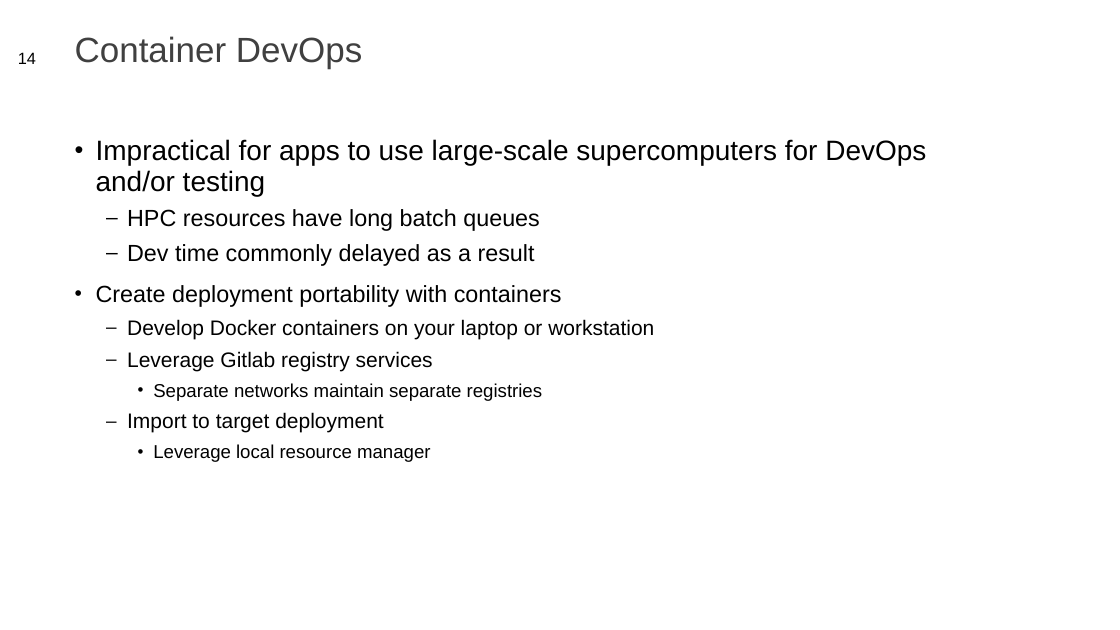
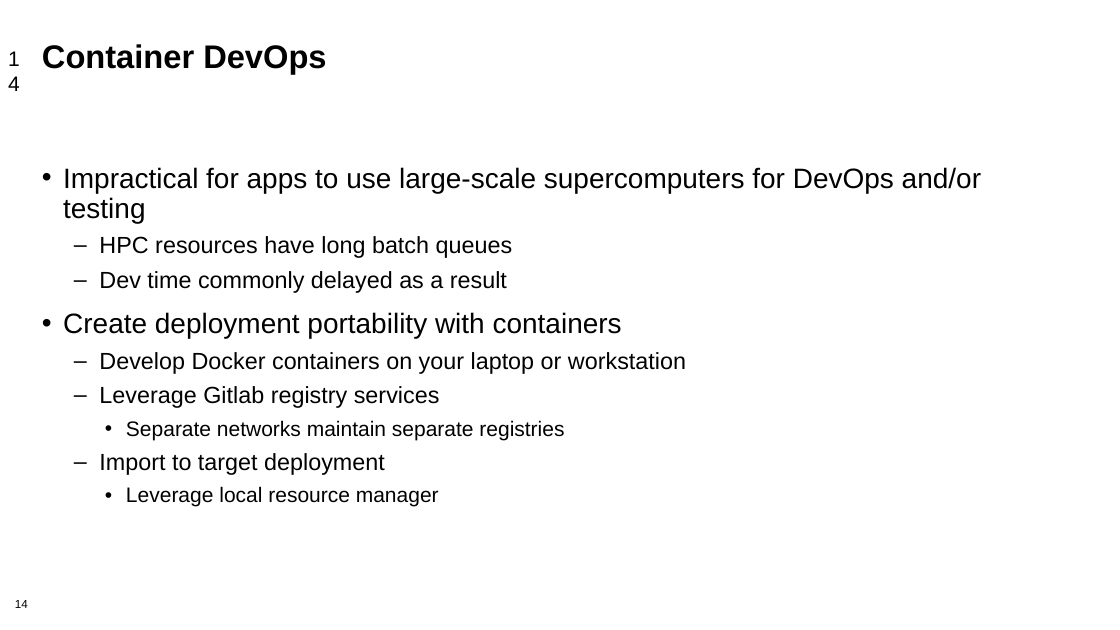
Before and after one commit to supercontainers/isc-tutorial, a slide deck: slide 14 of slides/isc19_intro_to_containers_ajy.pptx. Drawn at 1120x630 pixels with LibreOffice and Linux fonts; fonts in the diff are those of the drawing; background and template pictures are left out. Boxes give left, top, right and bottom in pixels: in the first picture for what was removed or moved away, otherwise in the second. Text is boxed around its words. In the diff, an @@ line names an element or a change of style, - is before the commit and + after.

```diff
--- a/slides/isc19_intro_to_containers_ajy.pptx
+++ b/slides/isc19_intro_to_containers_ajy.pptx
@@ page number at bbox=[0, 41, 39, 75]: size 14 to 18 pt; alignment right to left; vertical alignment middle to top @@
@@ title "Container DevOps": place and size @@
-title "Container DevOps" at bbox=[75, 36, 362, 69]
+title "Container DevOps" at bbox=[42, 44, 326, 74]
@@ title "Container DevOps" at bbox=[42, 44, 326, 74]: size 30 to 28 pt, text colour #404040 to #000000, bold on; line spacing 0.9 to 0.85; vertical alignment bottom to top @@
@@ text "Impractical for apps to use ...": place and size @@
-text "Impractical for apps to use ..." at bbox=[96, 139, 926, 462]
+text "Impractical for apps to use ..." at bbox=[63, 167, 981, 507]
@@ text "Impractical for apps to use ..." at bbox=[63, 167, 981, 507]: size 20 to 24 pt in "Create deployment portability with containers"; size 18 to 20 pt in "Develop Docker containers on your laptop or ...", "Leverage Gitlab registry services", "Import to target deployment"; size 16 to 18 pt in "Separate networks maintain separate registries", "Leverage local resource manager"; indent changed @@
@@ page number added at bbox=[15, 600, 28, 608], 10 pt, text #000000 @@
+14
```
Also in this commit, not shown: 13 other slides changed, 1 slide added, 1 slide removed, 1 other file.
